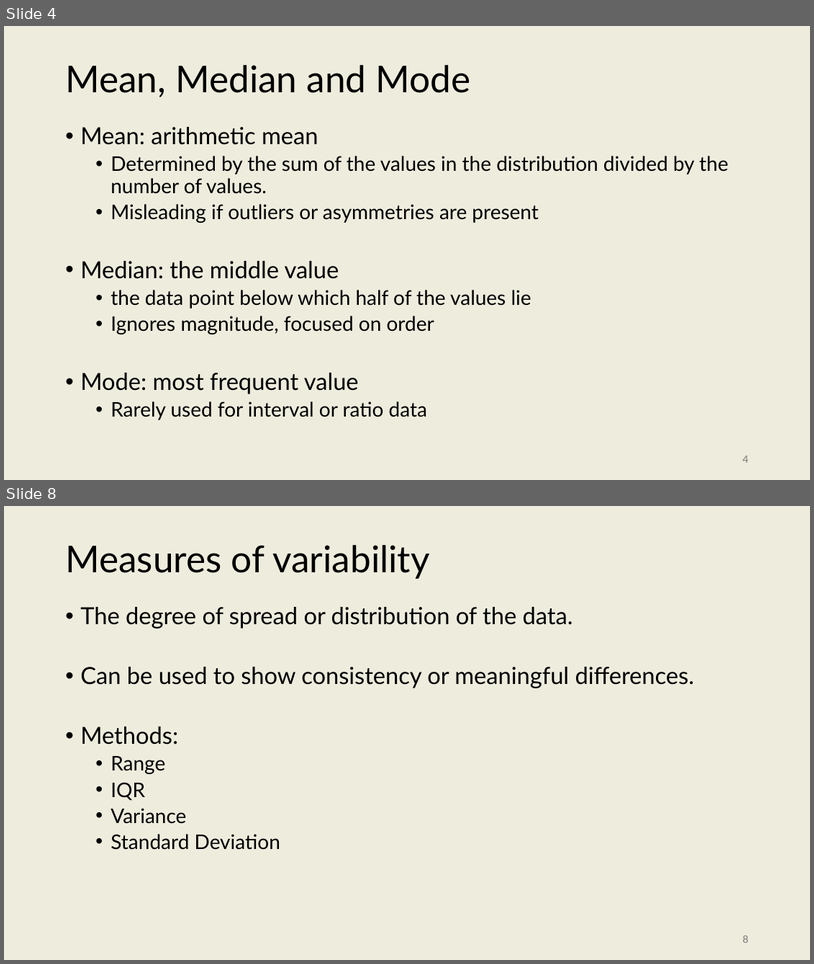
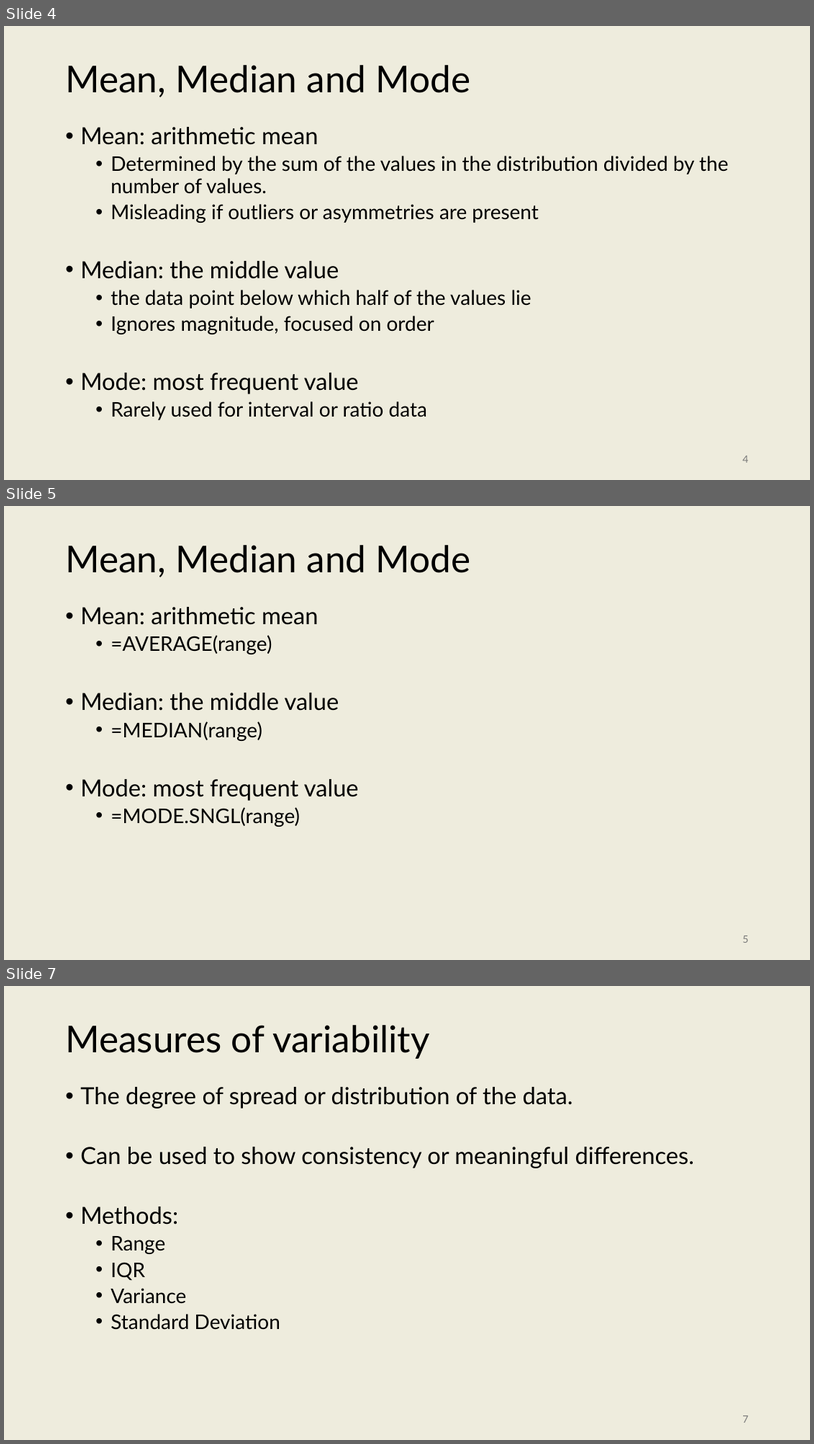
Before and after one commit to onishisaryu/HES-3000-Sports-Data-Analytics, a slide deck: pptx/Lecture8.pptx. Shown one above the other, each under a label of ours: slides 4 and 8 before the commit, slides 4, 5 and 7 after it; the slides between them are not shown. The pictures are 814x964 and 814x1444 pixels, drawn with LibreOffice and Linux fonts; fonts in the diff are those of the drawing. Boxes give left, top, right and bottom in pixels: in the first picture for what was removed or moved away, otherwise in the second. Text is boxed around its words. In the diff, an @@ line names an element or a change of style, - is before the commit and + after.

```diff
--- a/pptx/Lecture8.pptx
+++ b/pptx/Lecture8.pptx
@@ slide 5 added at (4,506,810,960), background #EEECDD @@
@@ title added at (65,545,471,577), 44 pt, text #000000 @@
+Mean, Median and Mode
@@ text added at (80,607,359,826), 28 pt, text #000000 @@
+• Mean: arithmetic mean
+  • =AVERAGE(range)
+• Median: the middle value
+  • =MEDIAN(range)
+• Mode: most frequent value
+  • =MODE.SNGL(range)
@@ page number added at (743,935,748,942), 12 pt, text #797979 @@
+5
@@ what was slide 8 is now slide 7 @@
@@ page number at (743,1415,748,1422): text changed @@
-8
+7
```
Also in this commit, not shown: 8 slides changed, 8 other slides added, 2 slides removed, 2 other files.
